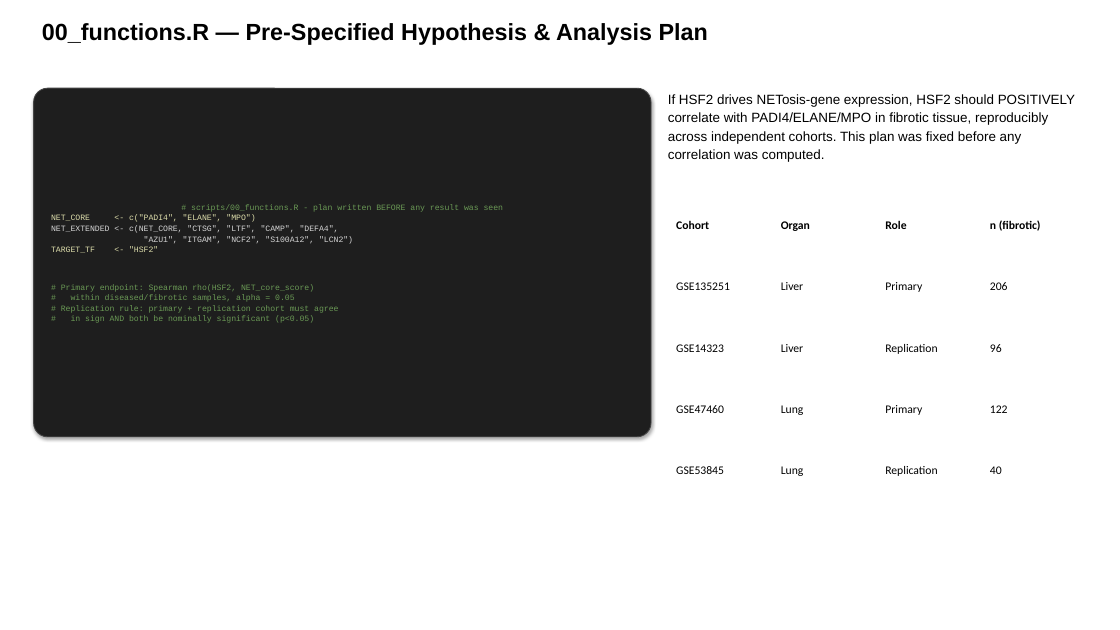
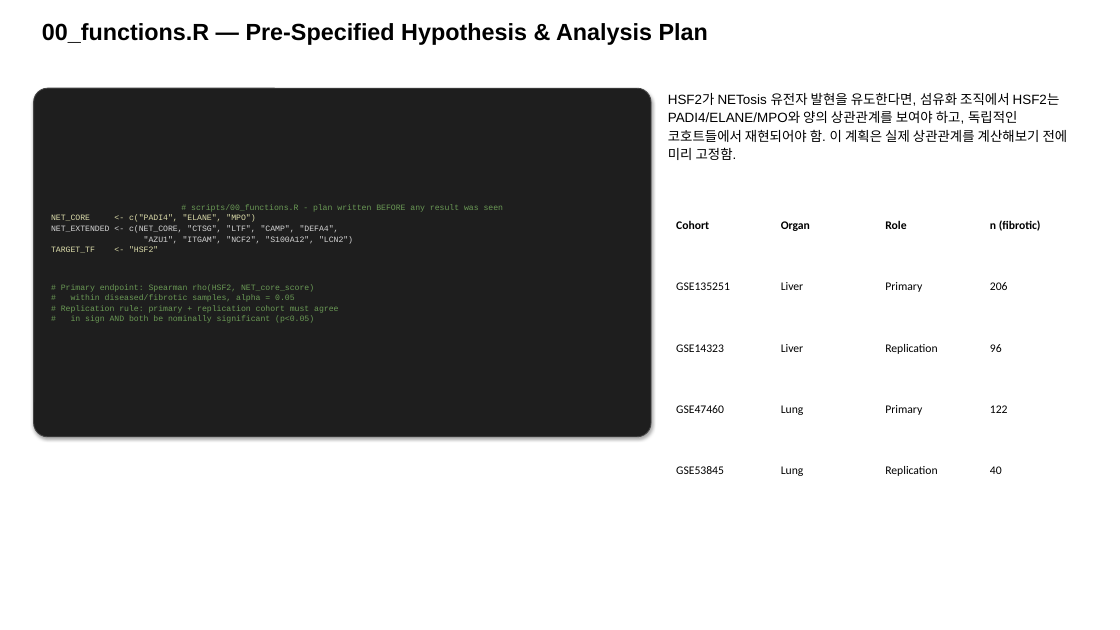
Before and after one commit to bioinform25/project2, a slide deck: slide 4 of presentation/dry_lab_summary.pptx. Drawn at 1120x630 pixels with LibreOffice and Linux fonts; fonts in the diff are those of the drawing. Boxes give left, top, right and bottom in pixels: in the first picture for what was removed or moved away, otherwise in the second. Text is boxed around its words. In the diff, an @@ line names an element or a change of style, - is before the commit and + after.

```diff
--- a/presentation/dry_lab_summary.pptx
+++ b/presentation/dry_lab_summary.pptx
@@ text at box(668, 93, 1068, 160): text changed @@
-If HSF2 drives NETosis-gene expression, HSF2 should POSITIVELY correlate with PADI4/ELANE/MPO in fibrotic tissue, reproducibly across independent cohorts. This plan was fixed before any correlation was computed.
+HSF2가 NETosis 유전자 발현을 유도한다면, 섬유화 조직에서 HSF2는 PADI4/ELANE/MPO와 양의 상관관계를 보여야 하고, 독립적인 코호트들에서 재현되어야 함. 이 계획은 실제 상관관계를 계산해보기 전에 미리 고정함.
```
Also in this commit, not shown: 17 other slides changed, 1 slide added, 1 slide removed, 1 other file.
